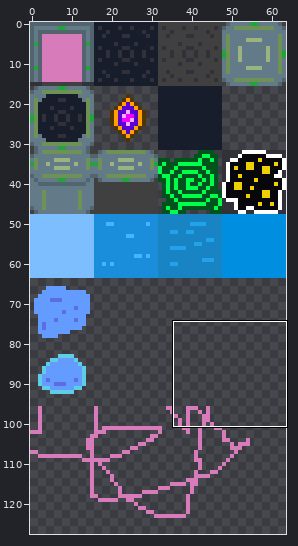
A sprite sheet gets an edit: tiles.png. Above: a wide view before the commit, with the close-up outlined.
Close-up. Before:
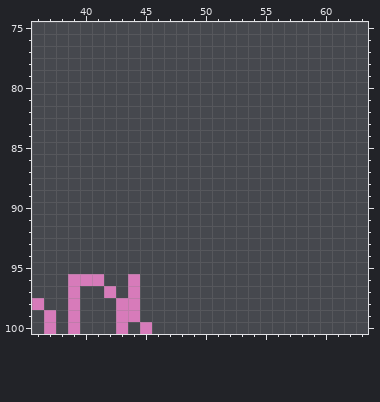
The file is 64x192 pixels. Shown: x 36..63, y 75..100. The wide view leaves out empty margins. The commit also changed other parts of the picture, which this record leaves out.
The result:
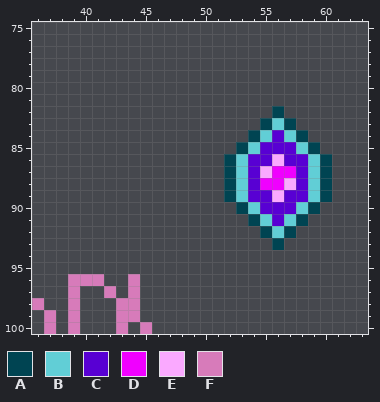
Palette (. is transparent): A #004452  B #61ced6  C #5800d3  D #f000ff  E #faa9ff  F #d77bba
Edits made:
Changed rows in their new state; - is an unchanged pixel.
first column x 52:
 82 ----A----
 83 ---ABA---
 84 --ABCBA--
 85 -ABCCCBA-
 86 ABCCECCBA
 87 ABCEDDCBA
 88 ABCDDECBA
 89 ABCCECCBA
 90 -ABCCCBA-
 91 --ABCBA--
 92 ---ABA---
 93 ----A----
Boxes around the changes in both close-ups, in picture pixels (x1, y1, x2, y2):
added: (224, 106, 332, 250)
